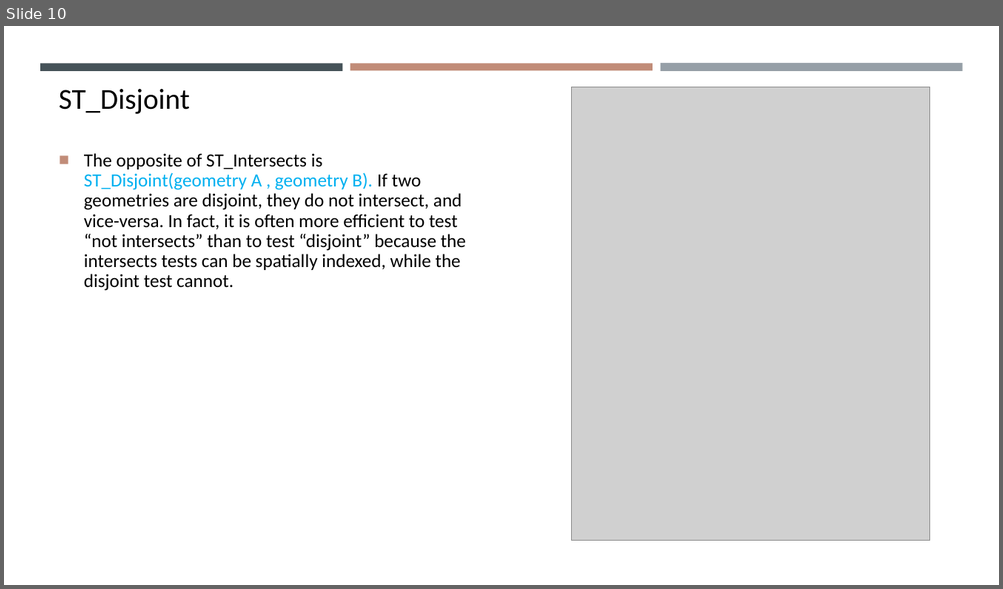
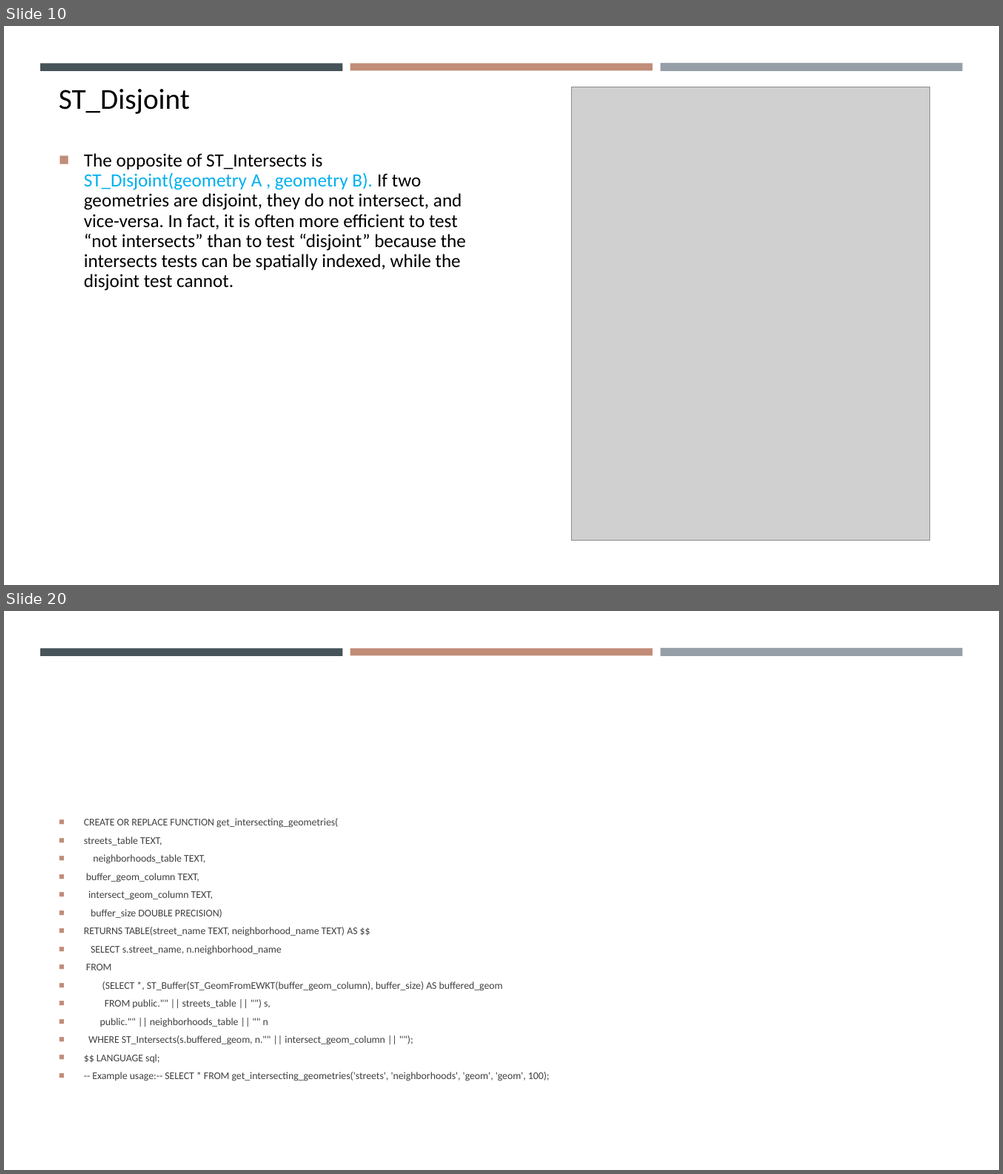
Before and after one commit to gisynw/ssj-376, a slide deck: docs/Lectures/Week05/Week05_Park02.pptx. Shown one above the other, each under a label of ours: slide 10 before the commit, slides 10 and 20 after it; the slides between them are not shown. The pictures are 1003x589 and 1003x1174 pixels, drawn with LibreOffice and Linux fonts; fonts in the diff are those of the drawing; grey boxes stand for pictures. Boxes give left, top, right and bottom in pixels: in the first picture for what was removed or moved away, otherwise in the second. Text is boxed around its words. In the diff, an @@ line names an element or a change of style, - is before the commit and + after.

```diff
--- a/docs/Lectures/Week05/Week05_Park02.pptx
+++ b/docs/Lectures/Week05/Week05_Park02.pptx
@@ slide 20 added at box(4, 611, 999, 1170), background #FFFFFF; not listed: 3 template elements that a slide beside it also shows @@
@@ text added at box(84, 818, 549, 1082), 9.9 pt, text #404040 @@
+■ CREATE OR REPLACE FUNCTION get_intersecting_geometries(
+■ streets_table TEXT,
+■ neighborhoods_table TEXT,
+■ buffer_geom_column TEXT,
+■ intersect_geom_column TEXT,
+■ buffer_size DOUBLE PRECISION)
+■ RETURNS TABLE(street_name TEXT, neighborhood_name TEXT) AS $$
+■ SELECT s.street_name, n.neighborhood_name
+■ FROM
+■ (SELECT *, ST_Buffer(ST_GeomFromEWKT(buffer_geom_column), buffer_size) AS buffered_geom
+■ FROM public."" || streets_table || "") s,
+■ public."" || neighborhoods_table || "" n
+■ WHERE ST_Intersects(s.buffered_geom, n."" || intersect_geom_column || "");
+■ $$ LANGUAGE sql;
+■ -- Example usage:-- SELECT * FROM get_intersecting_geometries('streets', 'neighborhoods', 'geom', 'geom', 100);
```
Also in this commit, not shown: 8 slides changed, 6 other slides added, 4 slides removed, 2 other files.
